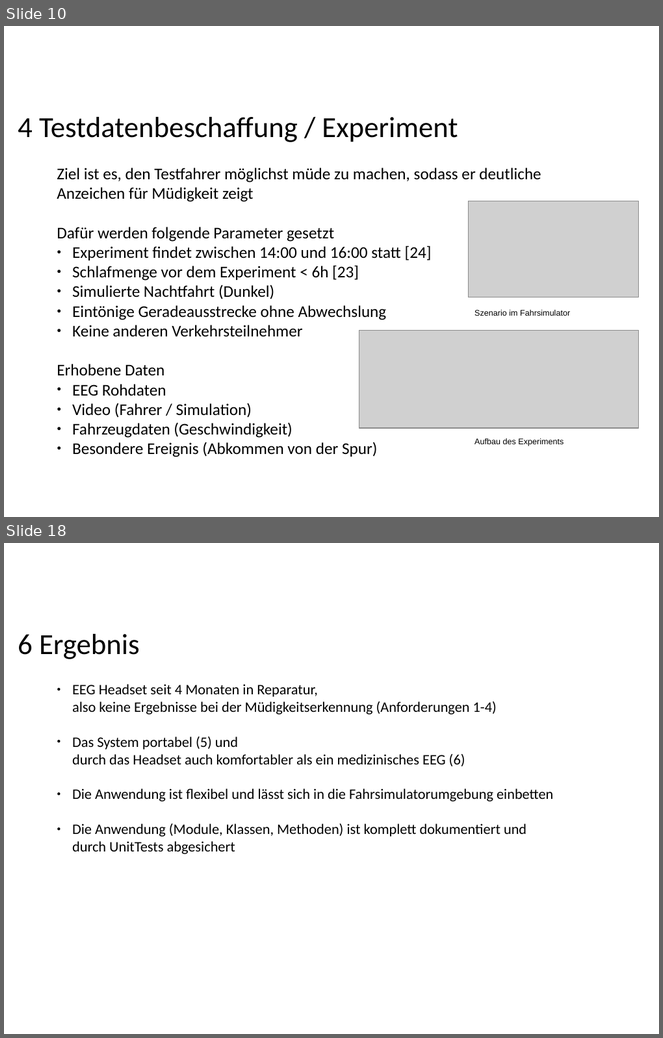
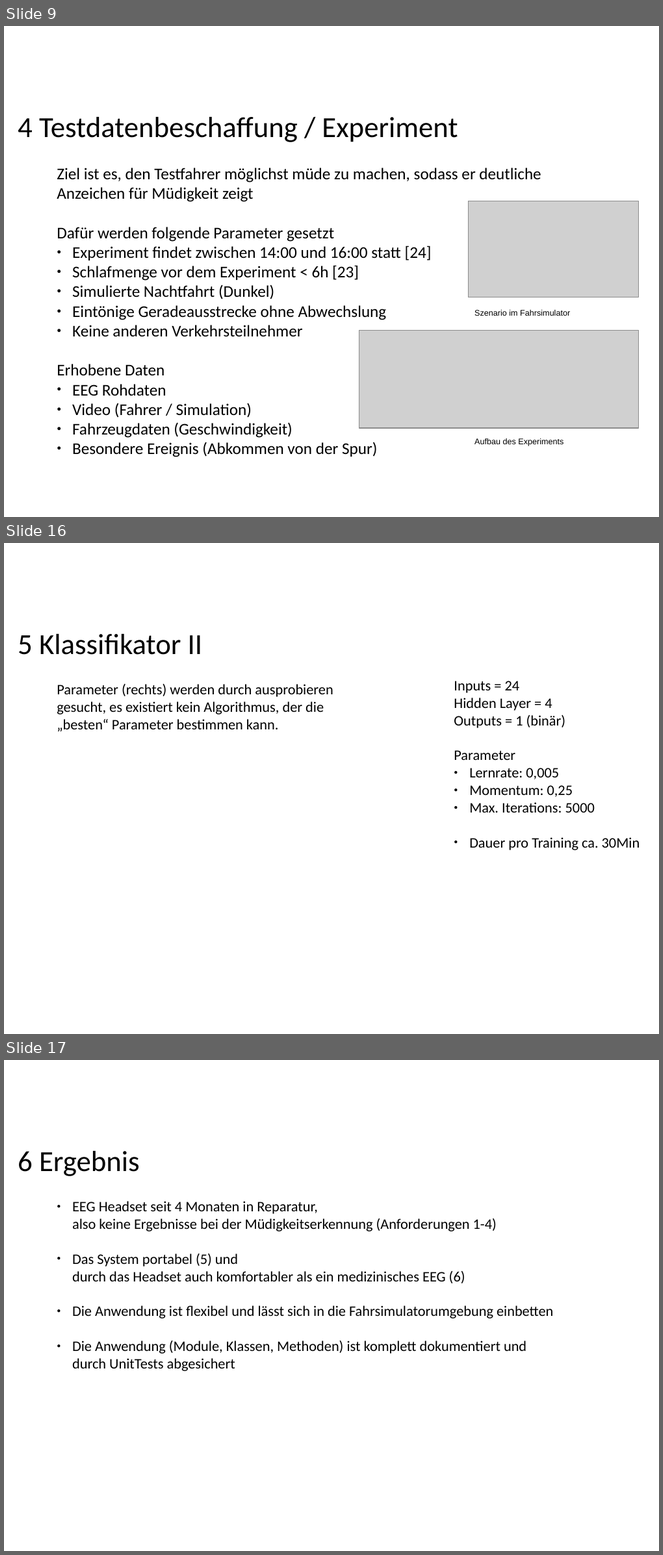
Before and after one commit to ppasler/current-adas, a slide deck: project/presentation/Praesentation_PoSDBoS_Pasler.odp. Shown one above the other, each under a label of ours: slides 10 and 18 before the commit, slides 9, 16 and 17 after it; the slides between them are not shown. The pictures are 663x1038 and 663x1555 pixels, drawn with LibreOffice and Linux fonts; fonts in the diff are those of the drawing; grey boxes stand for pictures; background and template pictures are left out. Boxes give left, top, right and bottom in pixels: in the first picture for what was removed or moved away, otherwise in the second. Text is boxed around its words. In the diff, an @@ line names an element or a change of style, - is before the commit and + after.

```diff
--- a/project/presentation/Praesentation_PoSDBoS_Pasler.odp
+++ b/project/presentation/Praesentation_PoSDBoS_Pasler.odp
@@ slide 16 added at [4,543,659,1034], background #FFFFFF @@
@@ text added at [18,634,202,655], 32 pt, text #000000 @@
+5 Klassifikator II
@@ text added at [57,684,333,731], 16 pt, text #000000 @@
+Parameter (rechts) werden durch ausprobieren gesucht, es existiert kein Algorithmus, der die „besten“ Parameter bestimmen kann.
@@ text added at [454,681,640,850], 16 pt, text #000000 @@
+Inputs = 24
+Hidden Layer = 4
+Outputs = 1 (binär)
+Parameter
+● Lernrate: 0,005
+● Momentum: 0,25
+● Max. Iterations: 5000
+● Dauer pro Training ca. 30Min
@@ what was slide 10 is now slide 9 @@
@@ what was slide 18 is now slide 17 @@
```
Also in this commit, not shown: 5 slides changed, 3 other slides added, 5 slides removed, 11 other files.
